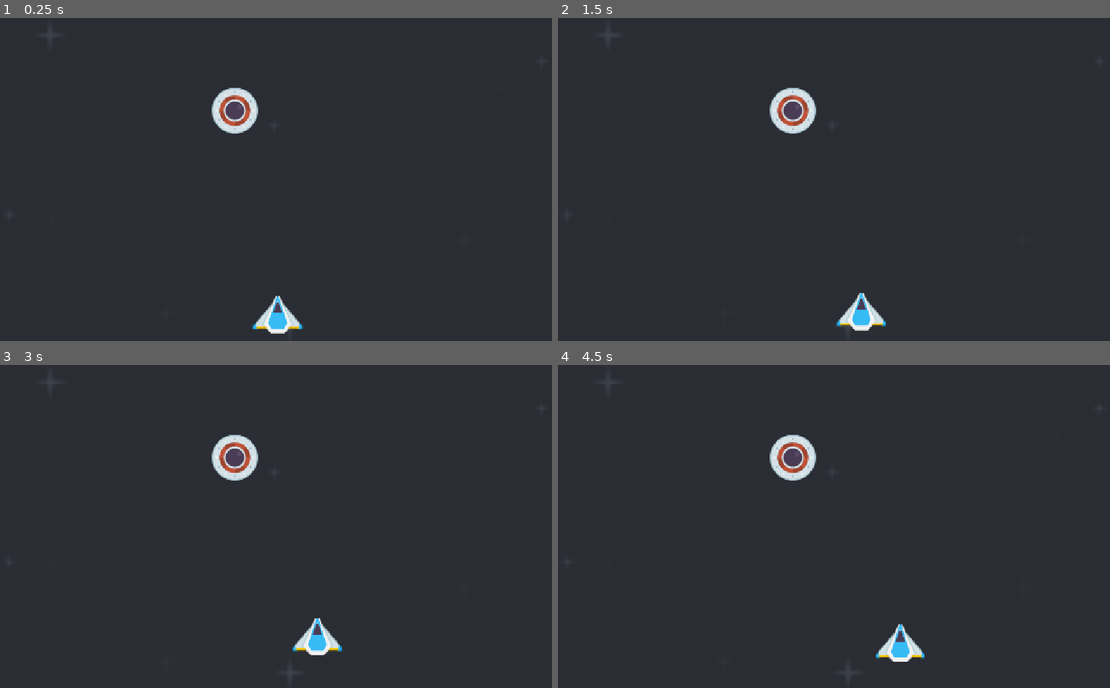
Above: before the commit, frames 1-4 (two rows, left to right).
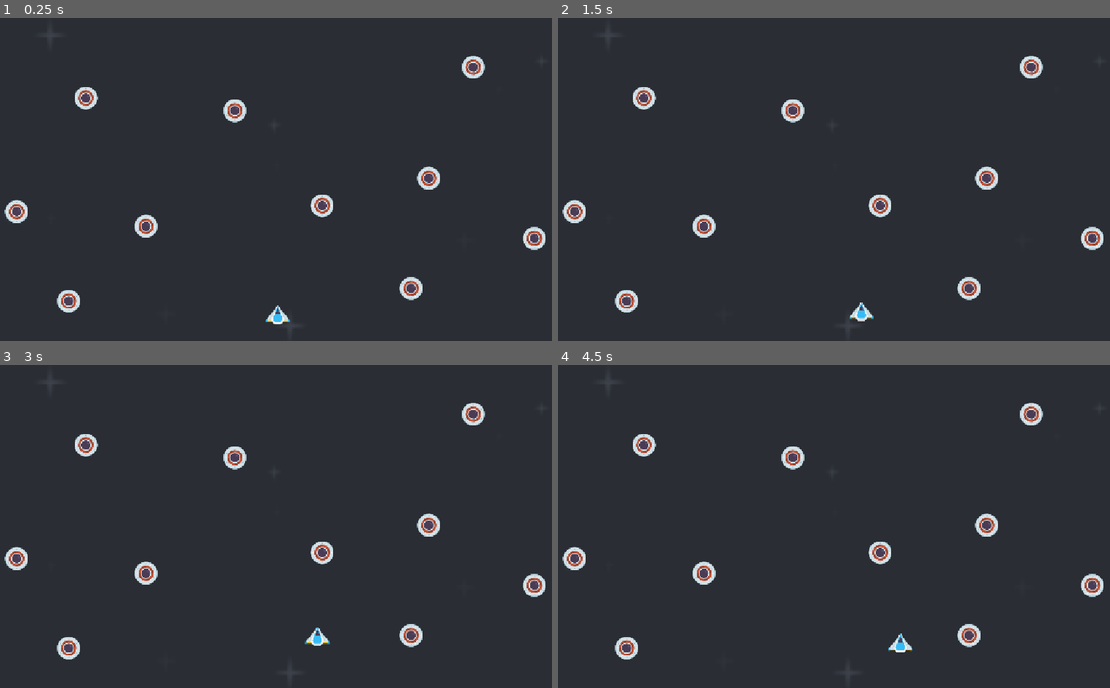
Above: after the commit, the same moments.

Repository: two-sticks-and-a-rock/space-arcade
Game: Godot game, scene res://scenes/prototyping.tscn
Same seed, same stepped clock (60 frames per second), same inputs: the game is played once before the commit and once after it.
Inputs (mouse positions are in pixels of both pictures, inside the frame that each line leads up to):
- Up to frame 1 (0.25 s): no input
- Up to frame 2 (1.5 s): tap Enter at 0.5 s; move the mouse to (966, 160) at 0.52 s; press the mouse at (966, 160) at 0.53 s; hold Right (move_right) 0.53-1.28 s; tap Space at 1.25 s; move the mouse to (718, 192) at 1.27 s; release the mouse at (718, 192) at 1.28 s; hold Down (move_back) from 1.28 s (still down); click (718, 192) at 1.35 s
- Up to frame 3 (3 s): tap Enter at 2 s; move the mouse to (336, 452) at 2.02 s; release Down (move_back) at 2.03 s; press the mouse at (336, 452) at 2.03 s; hold Right (move_right) 2.03-2.78 s; tap Space at 2.75 s; move the mouse to (248, 591) at 2.77 s; release the mouse at (248, 591) at 2.78 s; hold Up (move_forward) from 2.78 s (still down); click (248, 591) at 2.85 s
- Up to frame 4 (4.5 s): tap Enter at 3.5 s; move the mouse to (1010, 574) at 3.52 s; release Up (move_forward) at 3.53 s; press the mouse at (1010, 574) at 3.53 s; hold Left (move_left) from 3.53 s (still down); tap Space at 4.25 s; move the mouse to (662, 474) at 4.27 s; release the mouse at (662, 474) at 4.28 s; click (662, 474) at 4.35 s

The runs differ from the first frame. In frame 1, 3.5% of the frame differs, in the area x 0-99%, y 11-98%; in frame 2, 3.5%; in frame 3, 3.6%, in the area x 0-99%, y 11-92%; in frame 4, 3.5%.

Commit message:
increase enemy density and decrease size of sprites

Diff:
--- a/scenes/enemy.tscn
+++ b/scenes/enemy.tscn
@@ -4,7 +4,7 @@
 [ext_resource type="Script" uid="uid://btilt47p7ljqj" path="res://scenes/enemy.gd" id="1_md0e3"]
 
 [sub_resource type="CircleShape2D" id="CircleShape2D_md0e3"]
-radius = 45.0
+radius = 24.083189
 
 [sub_resource type="SpriteFrames" id="SpriteFrames_kcn5b"]
 animations = [{
@@ -27,6 +27,7 @@
 shape = SubResource("CircleShape2D_md0e3")
 
 [node name="AnimatedSprite2D" type="AnimatedSprite2D" parent="." unique_id=249472969]
+scale = Vector2(0.5, 0.5)
 sprite_frames = SubResource("SpriteFrames_kcn5b")
 
 [node name="VisibleOnScreenNotifier2D" type="VisibleOnScreenNotifier2D" parent="." unique_id=1359017325]
--- a/scenes/player.tscn
+++ b/scenes/player.tscn
@@ -14,8 +14,8 @@
 "speed": 5.0
 }]
 
-[sub_resource type="RectangleShape2D" id="RectangleShape2D_prw6y"]
-size = Vector2(58, 75)
+[sub_resource type="CircleShape2D" id="CircleShape2D_4s1yf"]
+radius = 20.0
 
 [node name="player" type="RigidBody2D" unique_id=1728620990]
 gravity_scale = 0.0
@@ -23,10 +23,11 @@
 metadata/_edit_group_ = true
 
 [node name="AnimatedSprite2D" type="AnimatedSprite2D" parent="." unique_id=1546061967]
+scale = Vector2(0.5, 0.5)
 sprite_frames = SubResource("SpriteFrames_kcn5b")
 animation = &"fly"
 
 [node name="CollisionShape2D" type="CollisionShape2D" parent="." unique_id=697972149]
-shape = SubResource("RectangleShape2D_prw6y")
+shape = SubResource("CircleShape2D_4s1yf")
 
 [connection signal="body_entered" from="." to="." method="_on_body_entered"]
--- a/scenes/prototyping.tscn
+++ b/scenes/prototyping.tscn
@@ -19,3 +19,30 @@
 
 [node name="enemy_ufo_red" parent="." unique_id=67188953 instance=ExtResource("3_sj1a8")]
 position = Vector2(491, 192)
+
+[node name="enemy_ufo_red2" parent="." unique_id=1382670408 instance=ExtResource("3_sj1a8")]
+position = Vector2(875, 326)
+
+[node name="enemy_ufo_red3" parent="." unique_id=1562125459 instance=ExtResource("3_sj1a8")]
+position = Vector2(315, 421)
+
+[node name="enemy_ufo_red4" parent="." unique_id=1564151820 instance=ExtResource("3_sj1a8")]
+position = Vector2(1084, 445)
+
+[node name="enemy_ufo_red5" parent="." unique_id=1809661994 instance=ExtResource("3_sj1a8")]
+position = Vector2(664, 380)
+
+[node name="enemy_ufo_red6" parent="." unique_id=2124957888 instance=ExtResource("3_sj1a8")]
+position = Vector2(196, 167)
+
+[node name="enemy_ufo_red7" parent="." unique_id=1158439339 instance=ExtResource("3_sj1a8")]
+position = Vector2(963, 106)
+
+[node name="enemy_ufo_red8" parent="." unique_id=1570091034 instance=ExtResource("3_sj1a8")]
+position = Vector2(59, 392)
+
+[node name="enemy_ufo_red9" parent="." unique_id=2118849011 instance=ExtResource("3_sj1a8")]
+position = Vector2(162, 569)
+
+[node name="enemy_ufo_red10" parent="." unique_id=1295524705 instance=ExtResource("3_sj1a8")]
+position = Vector2(840, 544)
